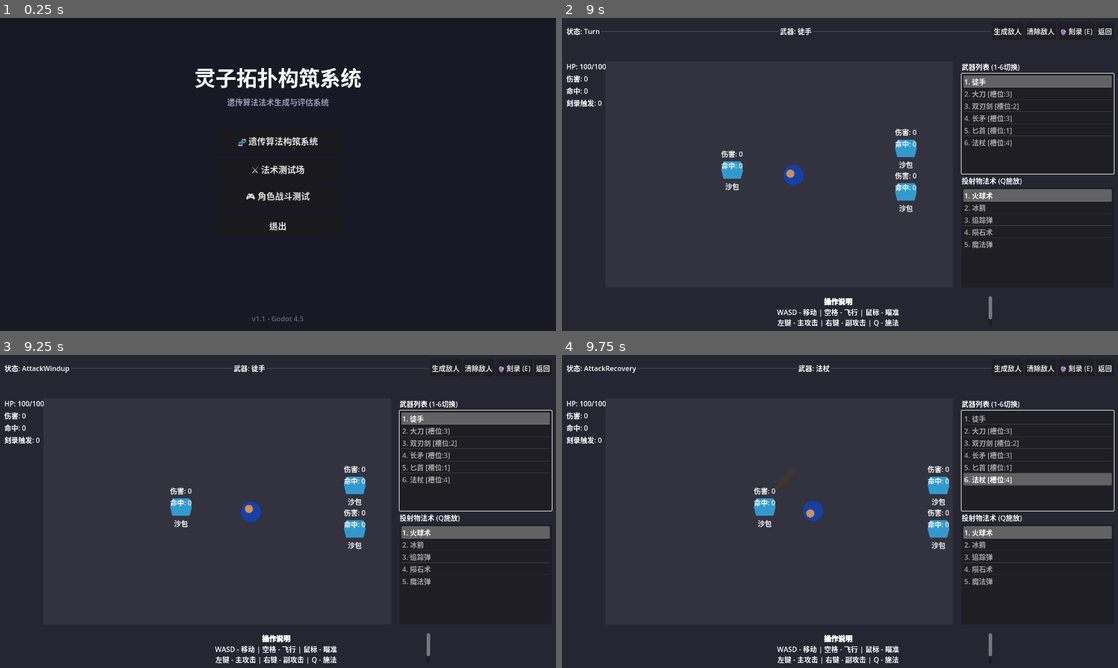
Above: before the commit, frames 1-4 (two rows, left to right).
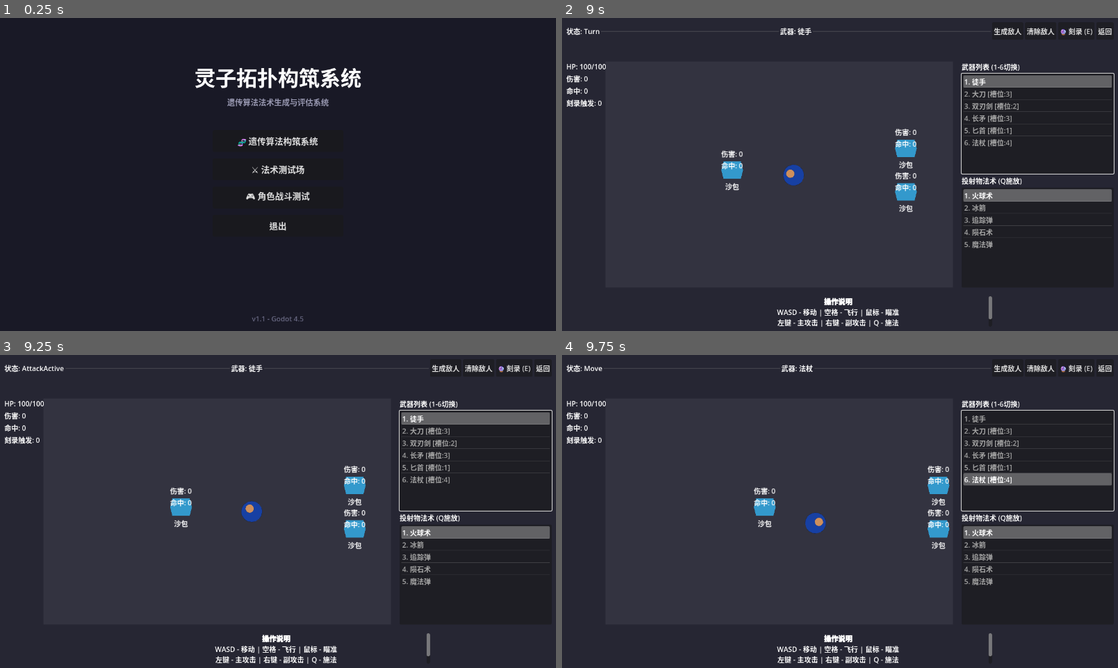
Above: after the commit, the same moments.

Repository: gdszyy/lingzi-topology-system
Game: Godot game, scene res://scenes/main_menu/main_menu.tscn
The game is run twice, just before and just after one commit, with the same random seed, the same clock (stepped at 60 frames per second) and the same inputs.
Inputs (mouse positions are in pixels of both pictures, inside the frame that each line leads up to):
- Up to frame 1 (0.25 s): no input
- Up to frame 2 (9 s): click "🧬 遗传算法构筑系统" at 0.5 s; click "开始进化" at 1.25 s; click "开始进化" at 2 s; click "返回主菜单" at 2.75 s; click "⚔️ 法术测试场" at 3.5 s; click "开始测试" at 4.25 s; click "开始测试" at 5 s; click "单体目标" at 5.75 s; click "重置" at 6.5 s; click "返回主菜单" at 7.25 s; click "🎮 角色战斗测试" at 8 s; tap Enter at 8.75 s; move the mouse to (962, 158) at 8.77 s; hold Right (ui_right) from 8.78 s (still down); tap 1 at 8.85 s; click (962, 158) at 8.92 s
- Up to frame 3 (9.25 s): keep holding Right (ui_right); tap Space at 9.02 s
- Up to frame 4 (9.75 s): move the mouse to (728, 527) at 9.52 s; release Right (ui_right) at 9.53 s; hold Down (ui_down) from 9.53 s (still down); tap 6 at 9.6 s

Frames 1-2 are identical in both runs. In frame 3, 0.2% of the frame differs, in the area x 7-48%, y 3-54%; in frame 4, 0.6%, in the area x 3-49%, y 3-58%.
Error after the commit: Parse Error: Identifier "rest_position" not declared in the current scope. (res://scripts/combat/weapon_physics.gd:49)

Commit message:
fix(combat): 修复武器和手臂不显示的问题
- 简化WeaponPhysics只控制旋转，不控制位置
- 武器精灵位置由其自身position属性控制
- 清理不再使用的位置相关变量和方法
- 更新场景文件中的导出属性

Diff:
--- a/scenes/player/player.tscn
+++ b/scenes/player/player.tscn
@@ -52,24 +52,18 @@
 [node name="WeaponRig" type="Node2D" parent="Visuals/TorsoPivot"]
 
 [node name="WeaponPhysics" type="Node2D" parent="Visuals/TorsoPivot/WeaponRig"]
-position = Vector2(20, 0)
 script = ExtResource("15_weaponphysics")
-position_stiffness = 200.0
-position_damping = 25.0
 rotation_stiffness = 150.0
 rotation_damping = 20.0
-position_settle_threshold = 2.0
-velocity_settle_threshold = 5.0
 rotation_settle_threshold = 0.05
 angular_velocity_settle_threshold = 0.1
-max_displacement = 100.0
-max_velocity = 1000.0
 
 [node name="MainHandWeapon" type="Sprite2D" parent="Visuals/TorsoPivot/WeaponRig/WeaponPhysics"]
+position = Vector2(20, 0)
 modulate = Color(0.7, 0.7, 0.7, 1)
 
 [node name="OffHandWeapon" type="Sprite2D" parent="Visuals/TorsoPivot/WeaponRig/WeaponPhysics"]
-position = Vector2(-35, 5)
+position = Vector2(-15, 5)
 visible = false
 modulate = Color(0.7, 0.7, 0.7, 1)
 
--- a/scripts/combat/player_visuals.gd
+++ b/scripts/combat/player_visuals.gd
@@ -160,7 +160,7 @@
 	var target_angle = lerp(swing_start_angle, swing_end_angle, curve_value)
 
 	## 设置武器物理系统的目标旋转
-	weapon_physics.set_target(weapon_physics.rest_position, deg_to_rad(target_angle))
+	weapon_physics.set_target(Vector2.ZERO, deg_to_rad(target_angle))
 
 ## 开始武器挥舞（使用物理系统）
 func start_weapon_swing(start_angle: float, end_angle: float, duration: float, curve: Curve = null) -> void:
@@ -173,12 +173,12 @@
 
 	## 设置初始目标角度
 	if weapon_physics != null:
-		weapon_physics.set_target(weapon_physics.rest_position, deg_to_rad(start_angle))
+		weapon_physics.set_target(Vector2.ZERO, deg_to_rad(start_angle))
 
 ## 开始攻击动作的武器回正阶段
-func start_weapon_repositioning(target_position: Vector2, target_rotation: float) -> void:
-	if weapon_physics != null:
-		weapon_physics.set_target(target_position, target_rotation)
+func start_weapon_repositioning(_target_position: Vector2, target_rotation: float) -> void:
+	if weapon_physics != null:
+		weapon_physics.set_target(Vector2.ZERO, target_rotation)
 
 ## 检查武器是否已经回正到位
 func is_weapon_settled() -> bool:
@@ -257,10 +257,10 @@
 		attack.swing_curve
 	)
 
-## 施加武器冲量（用于攻击时的物理效果）
-func apply_weapon_impulse(impulse: Vector2) -> void:
-	if weapon_physics != null:
-		weapon_physics.apply_impulse(impulse)
+## 施加武器冲量（已禁用，保留接口兼容）
+func apply_weapon_impulse(_impulse: Vector2) -> void:
+	## 武器物理现在只控制旋转，不控制位置
+	pass
 
 ## 施加武器角冲量
 func apply_weapon_angular_impulse(angular_impulse: float) -> void:
--- a/scripts/combat/weapon_physics.gd
+++ b/scripts/combat/weapon_physics.gd
@@ -6,34 +6,23 @@
 signal weapon_settled
 signal weapon_position_changed(position: Vector2, rotation: float)
 
-## 物理参数
-@export_group("Spring-Damper Parameters")
-@export var position_stiffness: float = 200.0  ## 位置弹簧刚度 (K)
-@export var position_damping: float = 25.0     ## 位置阻尼系数 (C)
+## 旋转物理参数
+@export_group("Rotation Physics")
 @export var rotation_stiffness: float = 150.0  ## 旋转弹簧刚度
 @export var rotation_damping: float = 20.0     ## 旋转阻尼系数
 
 @export_group("Settling Thresholds")
-@export var position_settle_threshold: float = 2.0   ## 位置稳定阈值
-@export var velocity_settle_threshold: float = 5.0   ## 速度稳定阈值
 @export var rotation_settle_threshold: float = 0.05  ## 旋转稳定阈值 (弧度)
 @export var angular_velocity_settle_threshold: float = 0.1  ## 角速度稳定阈值
 
-@export_group("Constraints")
-@export var max_displacement: float = 100.0  ## 最大位移限制
-@export var max_velocity: float = 1000.0     ## 最大速度限制
-
 ## 运行时状态
-var weapon_velocity: Vector2 = Vector2.ZERO
 var weapon_angular_velocity: float = 0.0
 
 ## 目标状态（由角色控制器设置）
-var target_local_position: Vector2 = Vector2.ZERO
 var target_local_rotation: float = 0.0
 
 ## 默认/休息状态
-var rest_position: Vector2 = Vector2(20, 0)  ## 默认武器位置
-var rest_rotation: float = 0.0               ## 默认武器旋转
+var rest_rotation: float = 0.0  ## 默认武器旋转
 
 ## 引用
 var player: Node = null
@@ -55,9 +44,8 @@
 		parent = parent.get_parent()  # Player
 	player = parent
 
-	# 初始化位置
-	position = rest_position
-	rotation = rest_rotation
+	## WeaponPhysics节点本身不移动，保持在原点
+	## 武器精灵是子节点，已经有自己的位置
 	target_local_position = rest_position
 	target_local_rotation = rest_rotation
 
@@ -82,26 +70,10 @@
 	current_weapon_mass = 1.0
 
 func _apply_spring_damper_physics(delta: float) -> void:
-	## 位置物理 - 弹簧阻尼模型
-	var displacement = target_local_position - position
+	## 旋转物理 - 弹簧阻尼模型
+	## 注意：WeaponPhysics节点只控制旋转，不控制位置
+	## 武器精灵的位置由其自身的position属性控制
 
-	# 弹簧力: F = K * x
-	var spring_force = displacement * position_stiffness
-
-	# 阻尼力: F = -C * v
-	var damping_force = -weapon_velocity * position_damping
-
-	# 总力和加速度: a = F / m
-	var total_force = spring_force + damping_force
-	var acceleration = total_force / current_weapon_mass
-
-	# 速度积分
-	weapon_velocity += acceleration * delta
-
-	# 位置积分
-	position += weapon_velocity * delta
-
-	## 旋转物理 - 类似的弹簧阻尼模型
 	var angle_diff = angle_difference(rotation, target_local_rotation)
 
 	# 旋转弹簧力矩
@@ -121,26 +93,19 @@
 	rotation += weapon_angular_velocity * delta
 
 func _apply_constraints() -> void:
-	## 限制最大位移
-	var displacement_from_rest = position - rest_position
-	if displacement_from_rest.length() > max_displacement:
-		position = rest_position + displacement_from_rest.normalized() * max_displacement
-
-	## 限制最大速度
-	if weapon_velocity.length() > max_velocity:
-		weapon_velocity = weapon_velocity.normalized() * max_velocity
+	## 只限制角速度
+	var max_angular_velocity = 30.0  # 最大角速度（弧度/秒）
+	if abs(weapon_angular_velocity) > max_angular_velocity:
+		weapon_angular_velocity = sign(weapon_angular_velocity) * max_angular_velocity
 
 func _check_settled_state() -> void:
-	var position_diff = (target_local_position - position).length()
-	var velocity_magnitude = weapon_velocity.length()
+	## 只检查旋转是否稳定
 	var rotation_diff = abs(angle_difference(rotation, target_local_rotation))
 	var angular_velocity_magnitude = abs(weapon_angular_velocity)
 
 	var was_settled = is_settled
 
 	is_settled = (
-		position_diff < position_settle_threshold and
-		velocity_magnitude < velocity_settle_threshold and
 		rotation_diff < rotation_settle_threshold and
 		angular_velocity_magnitude < angular_velocity_settle_threshold
 	)
@@ -148,37 +113,29 @@
 	if is_settled and not was_settled:
 		weapon_settled.emit()
 
-## 设置目标位置和旋转
-func set_target(target_pos: Vector2, target_rot: float) -> void:
-	target_local_position = target_pos
+## 设置目标旋转
+func set_target(_target_pos: Vector2, target_rot: float) -> void:
+	## 只使用旋转参数，位置参数忽略
 	target_local_rotation = target_rot
 	is_settled = false
 
-## 设置为休息位置
+## 设置为休息旋转
 func set_to_rest() -> void:
-	set_target(rest_position, rest_rotation)
+	target_local_rotation = rest_rotation
+	is_settled = false
 
-## 立即移动到目标位置（跳过物理模拟）
+## 立即跳转到目标旋转（跳过物理模拟）
 func snap_to_target() -> void:
-	position = target_local_position
 	rotation = target_local_rotation
-	weapon_velocity = Vector2.ZERO
 	weapon_angular_velocity = 0.0
 	is_settled = true
 
-## 立即移动到休息位置
+## 立即跳转到休息旋转
 func snap_to_rest() -> void:
-	position = rest_position
 	rotation = rest_rotation
-	weapon_velocity = Vector2.ZERO
 	weapon_angular_velocity = 0.0
-	target_local_position = rest_position
 	target_local_rotation = rest_rotation
 	is_settled = true
-
-## 施加冲量（用于攻击时的突进效果）
-func apply_impulse(impulse: Vector2) -> void:
-	weapon_velocity += impulse / current_weapon_mass
 
 ## 施加角冲量
 func apply_angular_impulse(angular_impulse: float) -> void:
@@ -194,28 +151,19 @@
 	if weapon == null:
 		return
 
-	# 根据武器重量调整物理参数
+	# 根据武器重量调整旋转物理参数
 	# 重武器：更低的刚度，更高的阻尼（更慢但更稳定）
 	# 轻武器：更高的刚度，更低的阻尼（更快响应）
 	var weight_factor = weapon.weight
 
-	# 惯性因子影响响应速度
-	var inertia = weapon.inertia_factor
-
-	# 调整弹簧参数
-	position_stiffness = 200.0 / (1.0 + weight_factor * 0.3)
-	position_damping = 25.0 * (1.0 + weight_factor * 0.2)
+	# 调整旋转弹簧参数
 	rotation_stiffness = 150.0 / (1.0 + weight_factor * 0.3)
 	rotation_damping = 20.0 * (1.0 + weight_factor * 0.2)
-
-	# 更新休息位置（可以根据武器类型调整）
-	rest_position = Vector2(20 + weapon.attack_range * 0.3, 0)
 
 ## 启用/禁用物理模拟
 func set_physics_enabled(enabled: bool) -> void:
 	physics_enabled = enabled
 	if not enabled:
-		weapon_velocity = Vector2.ZERO
 		weapon_angular_velocity = 0.0
 
 ## 获取武器在世界坐标中的位置
@@ -226,17 +174,16 @@
 func get_weapon_global_rotation() -> float:
 	return global_rotation
 
-## 计算从当前位置到目标位置需要的时间估算
+## 计算从当前旋转到目标旋转需要的时间估算
 func estimate_settle_time() -> float:
-	var position_diff = (target_local_position - position).length()
 	var rotation_diff = abs(angle_difference(rotation, target_local_rotation))
 
 	# 基于临界阻尼的近似估算
-	var omega_n = sqrt(position_stiffness / current_weapon_mass)
-	var zeta = position_damping / (2.0 * sqrt(position_stiffness * current_weapon_mass))
+	var omega_n = sqrt(rotation_stiffness / current_weapon_mass)
+	var zeta = rotation_damping / (2.0 * sqrt(rotation_stiffness * current_weapon_mass))
 
 	# 对于欠阻尼系统，稳定时间约为 4 / (zeta * omega_n)
-	if zeta < 1.0:
-		return 4.0 / (zeta * omega_n)
+	if zeta < 1.0 and omega_n > 0:
+		return 4.0 / max(0.01, zeta * omega_n)
 	else:
-		return position_diff / (position_stiffness / position_damping)
+		return rotation_diff / max(0.01, rotation_stiffness / rotation_damping)
